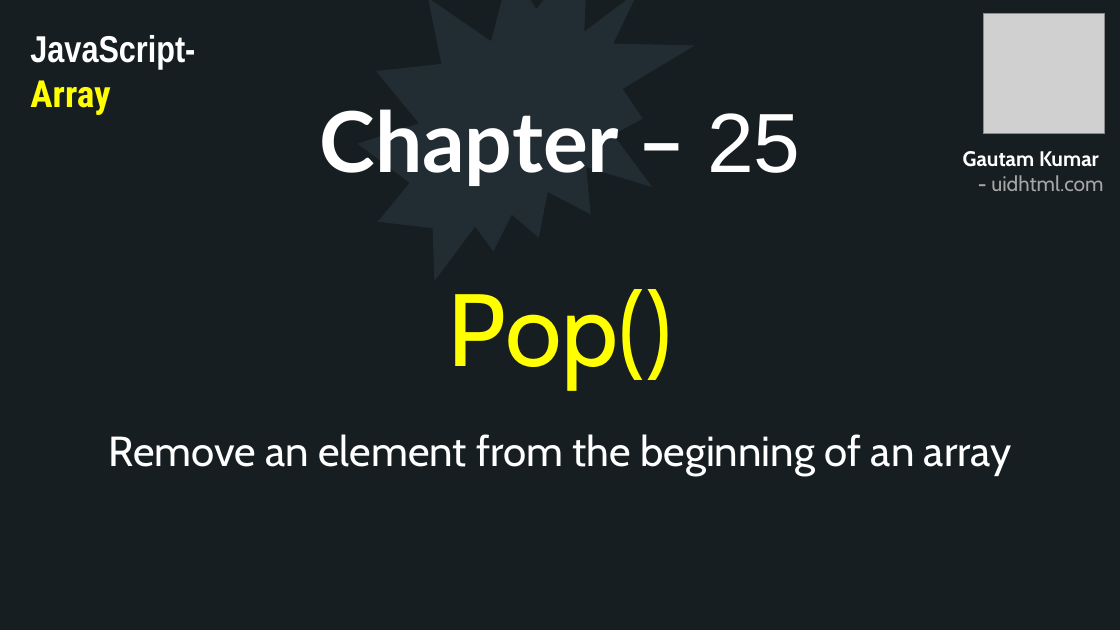
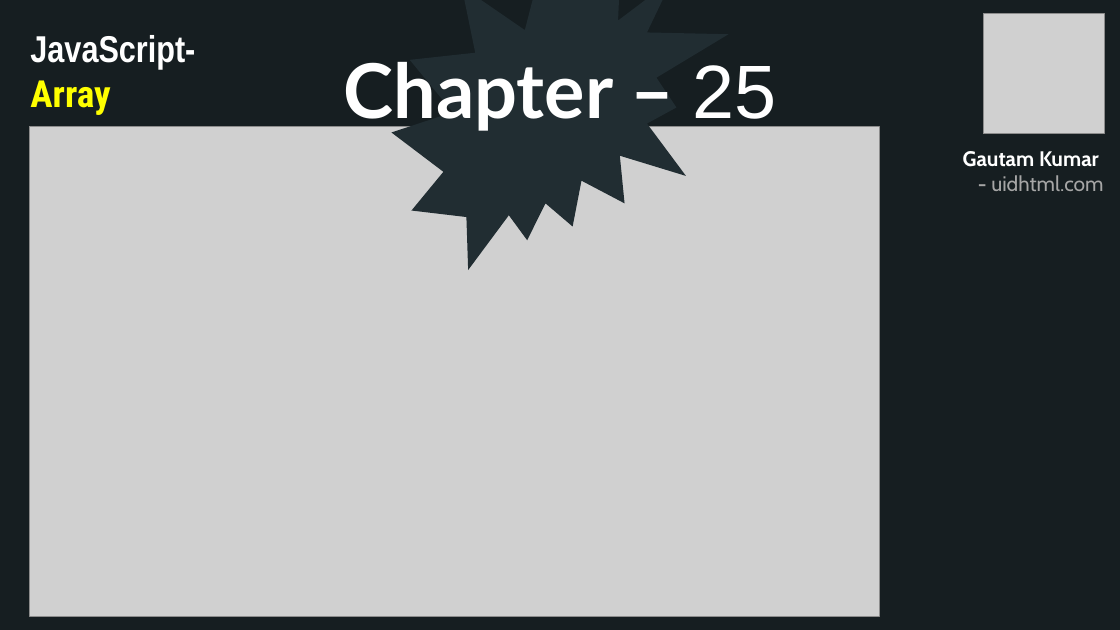
Before and after one commit to uidhtml/javascript-tutorials, a slide deck: slide 77 of Javascript Tutorials.pptx (slide 75 before the commit). Drawn at 1120x630 pixels with LibreOffice and Linux fonts; fonts in the diff are those of the drawing; grey boxes stand for pictures. Boxes give left, top, right and bottom in pixels: in the first picture for what was removed or moved away, otherwise in the second. Text is boxed around its words. In the diff, an @@ line names an element or a change of style, - is before the commit and + after.

Commit message:
Added chapter 26

```diff
--- a/Javascript Tutorials.pptx
+++ b/Javascript Tutorials.pptx
@@ irregular seal: place and size @@
-irregular seal at box(358, 0, 695, 281)
+irregular seal at box(392, 0, 728, 270)
@@ title "Chapter – 25" at box(344, 62, 776, 132): size 72 to 64.8 pt @@
@@ picture added at box(29, 126, 879, 617) @@
@@ text removed at box(448, 289, 673, 389) @@
-Pop()
@@ text removed at box(109, 434, 1011, 476) @@
-Remove an element from the beginning of an array
```
Also in this commit, not shown: 5 other slides changed, 7 slides added, 21 other files.
